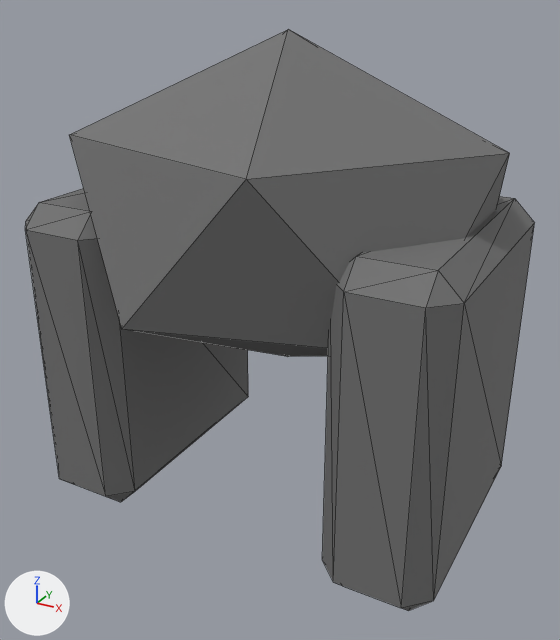
What one commit did to the glTF model assets/exports/npc/npc_module_hair_7_v01.glb.
Before and after are seen from a 50 mm lens placed at (0.817, -1.482, 0.775), pointed at (0.028, -0.048, 0.058). The lights are fixed; the arrows at lower left show +X, +Y and +Z. The first picture is the older version. Mesh edges are drawn as thin lines. Vertices at exactly the same position are counted once.

Before the edit, the objects in view are built like this:
```python
me_geo_npc_module_hair_7_v01 = bpy.data.meshes.new('GEO_npc_module_hair_7_v01')
me_geo_npc_module_hair_7_v01.from_pydata(...)  # 60 vertices, 108 faces; spans x -0.505..0.505, y -0.385..0.465, z -0.425..0.68
me_geo_npc_module_hair_7_v01.materials.append(mat_mat_npc_indexed)
ob_geo_npc_module_hair_7_v01 = bpy.data.objects.new('GEO_npc_module_hair_7_v01', me_geo_npc_module_hair_7_v01)
ob_geo_npc_module_hair_7_v01.location = (0.0, 0.0, 0.0)
```
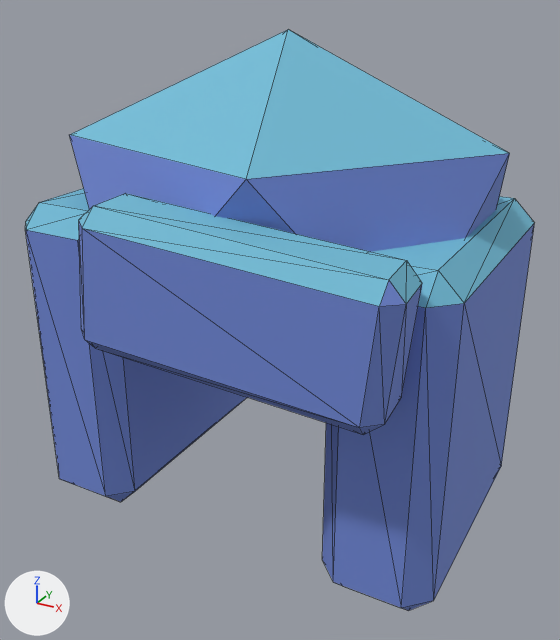
What differs and where, as boxes (x1, y1, x2, y2) in the pictures (560 x 640 px):
part 1 of me_geo_npc_module_hair_7_v01, added: after (79, 193, 422, 435)
part 2 of me_geo_npc_module_hair_7_v01, recoloured (lighter): (25, 29, 534, 611) in both

The edits, one by one:
me_geo_npc_module_hair_7_v01 is used by ob_geo_npc_module_hair_7_v01; location (0.0, 0.0, 0.0).
me_geo_npc_module_hair_7_v01 had 60 vertices, 108 faces and spanned x -0.505..0.505, y -0.385..0.465, z -0.425..0.68.
me_geo_npc_module_hair_7_v01 now has 84 vertices, 152 faces and spans x -0.505..0.505, y -0.522..0.465, z -0.425..0.68.
me_geo_npc_module_hair_7_v01 part 1: a new loose piece of 24 vertices spanning x -0.162..0.462, y -0.522..-0.318, z 0.084..0.416, in mat_mat_npc_indexed.
me_geo_npc_module_hair_7_v01 part 2: 108 kept faces spanning x -0.505..0.505, y -0.385..0.465, z -0.425..0.68 get new vertex colours.
